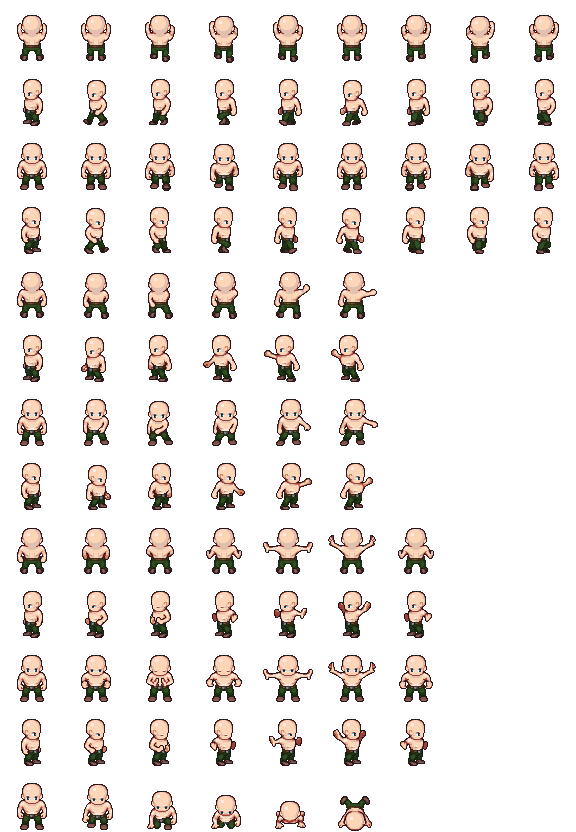
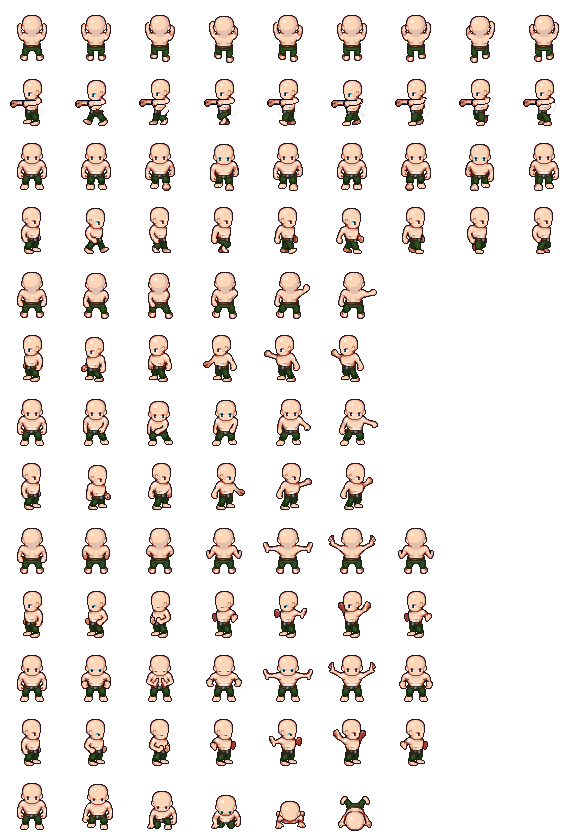
Layered file, before and after one edit (576×832). Changes by layer:
painted on "Pants" over (34, 109, 103, 116)
hid "Shoes" over (17, 53, 554, 829)
renamed "Arms" to "ZombieArms", painted on it over (10, 53, 556, 108)
painted on "Base" over (23, 99, 556, 116)
